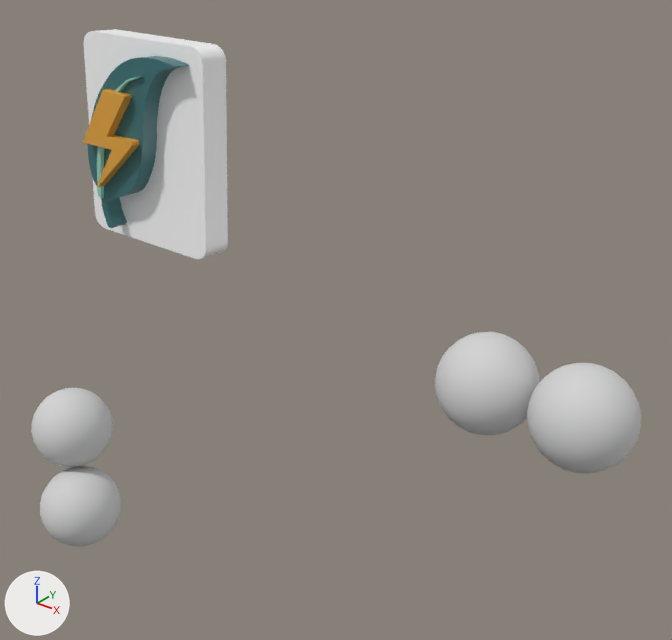
Two versions of the glTF model h2_m.glb, one commit apart.
Rendered twice from a 50 mm camera at (6.71, -4.87, 5.9) aimed at (2.0, 1.01, 2.25). Arrows for +X, +Y and +Z are at lower left; the lights stay in place. The picture after the commit comes second. Where no turn or scale is listed for an object, it has been applied to the vertices.

Names of what the first picture shows: 'h2_opt', 'h2_opt.001', 'path182', 'path184', 'path188' and 1 more.
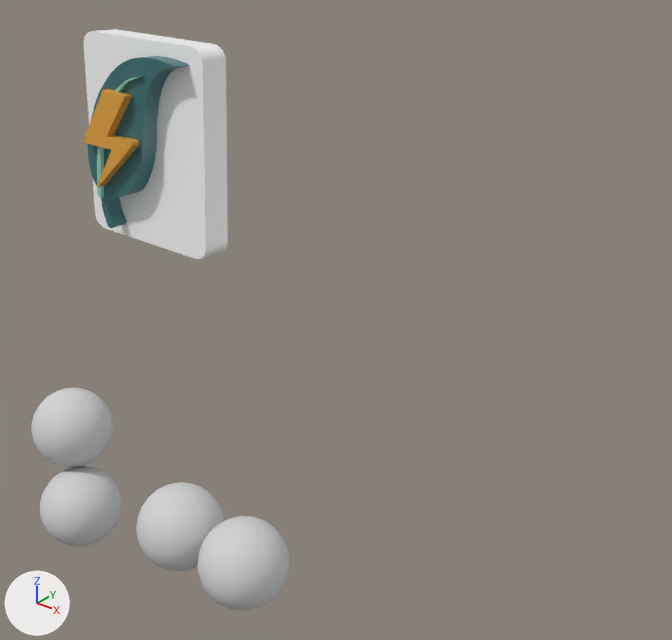
Changed parts and their boxes (x1, y1, x2, y2) in the pictures (672 x 640 px):
'h2_opt', moved
    before: (435, 332, 641, 474)
    after: (136, 482, 290, 610)

The change, as a diff of the scene's bpy script:
```diff
--- a/h2_m.glb.py
+++ b/h2_m.glb.py
@@ ob_h2_opt @@
 ob_h2_opt = bpy.data.objects.new('h2_opt', me_h2_opt)
-ob_h2_opt.location = (3.89, 1.22, 2.03)
+ob_h2_opt.location = (1.27, 0.0, 0.0)
```
